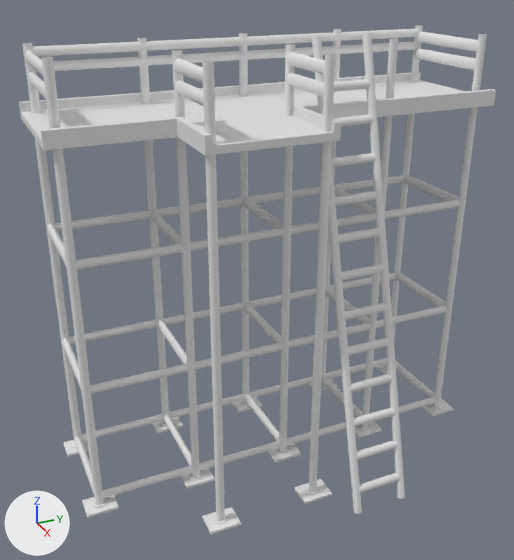
A saved change to the FBX model Models/Scaffolds.fbx.
Rendered twice from a 50 mm camera at (9.74, -4.96, 4.82) aimed at (-0.16, -0.51, -0.13). Arrows for +X, +Y and +Z are at lower left; the lights stay in place. Where no turn or scale is listed for an object, it has been applied to the vertices.

Names of what the first picture shows: 'Scaffold'.
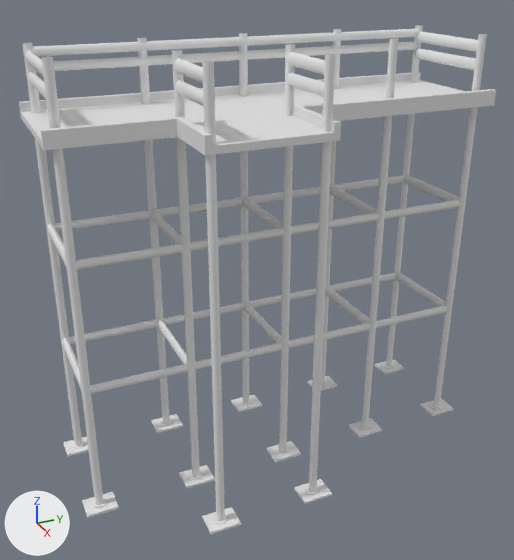
Boxes (x1, y1, x2, y2) around the edits, measured in the pictures (514 x 560 px):
part 1 of me_mesh, deleted
    before: (75, 33, 436, 514)

Edits to the bpy script that builds the scene:
```text
Change me_mesh:
    used by ob_scaffold; location = (0.0, 0.0, 0.0)
    remove me_mesh.from_pydata(...)  # 4182 vertices, 3275 faces; spans x -1.99..1.99, y -3.77..3.77, z -3.74..3.74
    add me_mesh.from_pydata(...)  # 3478 vertices, 2907 faces; spans x -1.99..1.4, y -3.77..3.77, z -3.73..3.62
    me_mesh part 1: 21 loose pieces with 704 vertices, spanning x -1.8..1.99, y -3.59..3.54, z -3.74..3.74, are deleted
```
